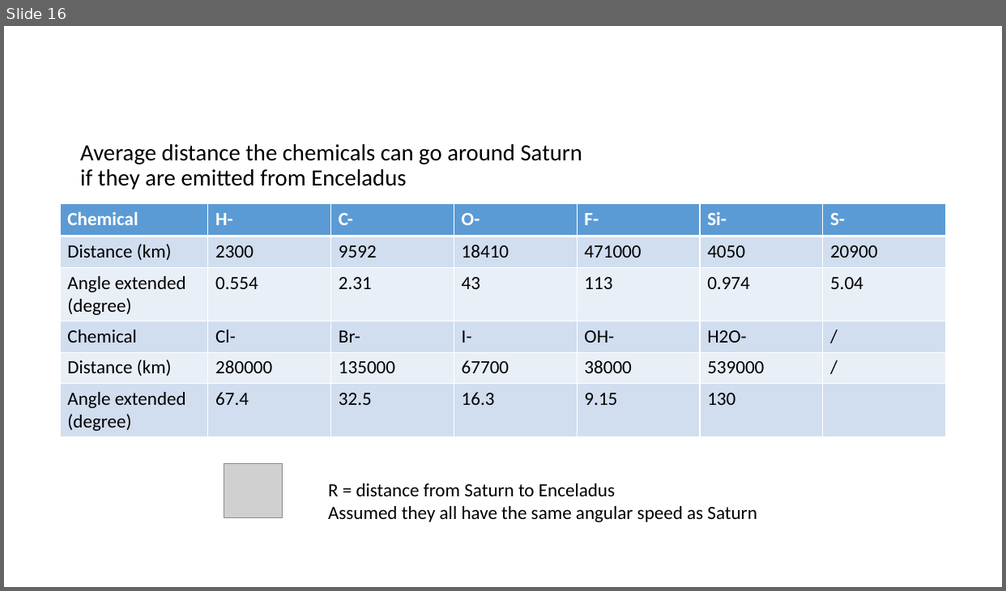
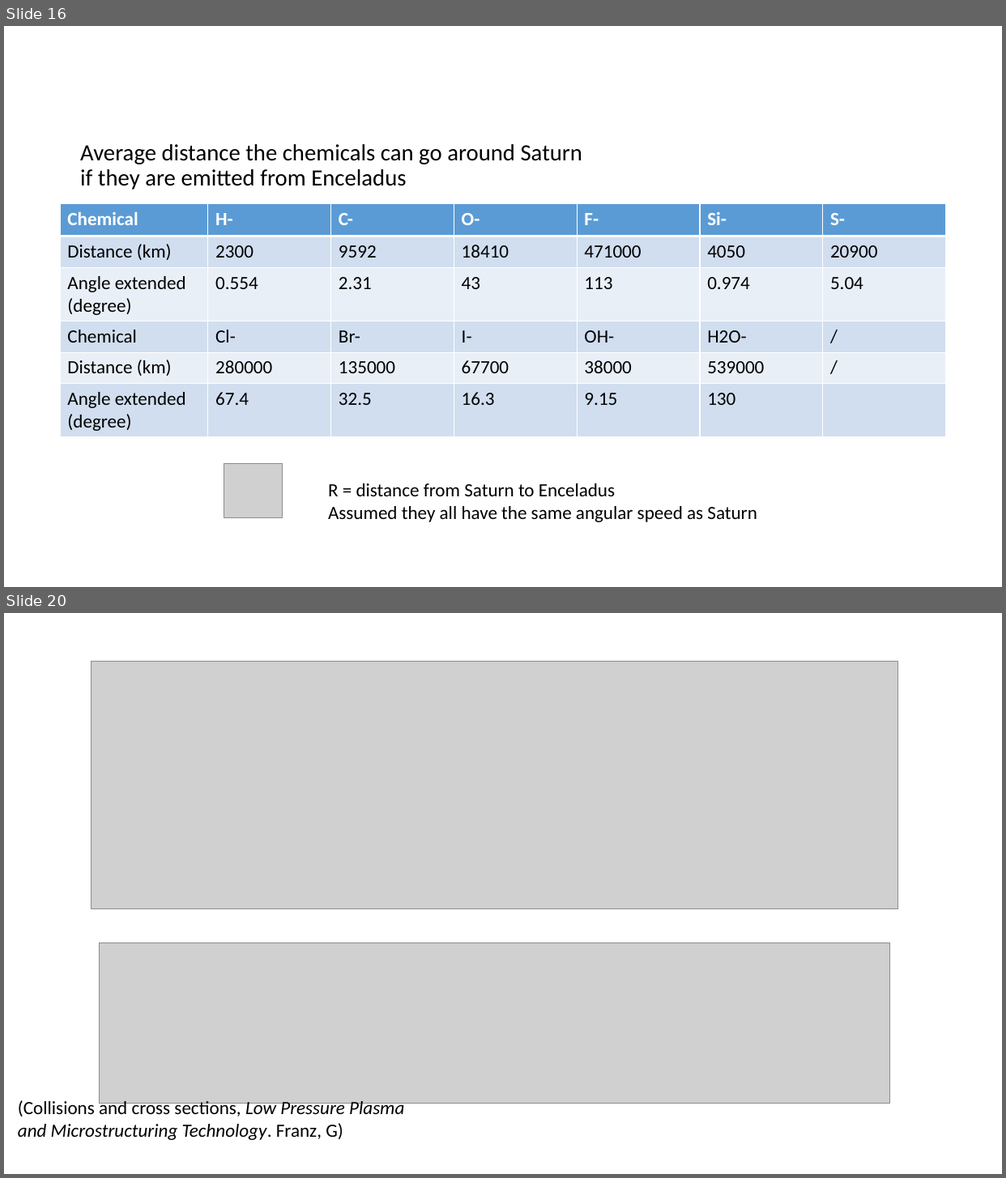
Before and after one commit to CubeOvO/Saturn, a slide deck: week4/Photodetachment Rate at Saturn - Draft.pptx. Shown one above the other, each under a label of ours: slide 16 before the commit, slides 16 and 20 after it; the slides between them are not shown. The pictures are 1006x591 and 1006x1178 pixels, drawn with LibreOffice and Linux fonts; fonts in the diff are those of the drawing; grey boxes stand for pictures. Boxes give left, top, right and bottom in pixels: in the first picture for what was removed or moved away, otherwise in the second. Text is boxed around its words. In the diff, an @@ line names an element or a change of style, - is before the commit and + after.

```diff
--- a/week4/Photodetachment Rate at Saturn - Draft.pptx
+++ b/week4/Photodetachment Rate at Saturn - Draft.pptx
@@ slide 20 added at <box>4,613,1002,1174</box>, background #FFFFFF @@
@@ picture added at <box>91,662,898,909</box> @@
@@ picture added at <box>99,943,889,1103</box> @@
@@ text added at <box>18,1099,404,1140</box>, 18 pt, text #000000, italic @@
+(Collisions and cross sections, Low Pressure Plasma and Microstructuring Technology. Franz, G)
```
Also in this commit, not shown: 4 other slides added.
